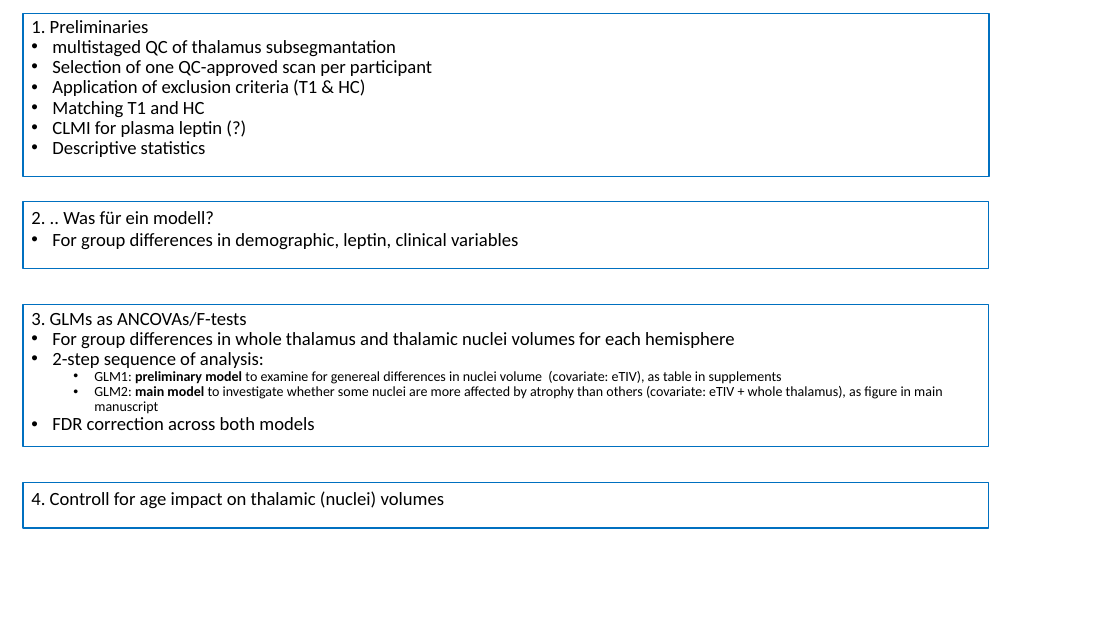
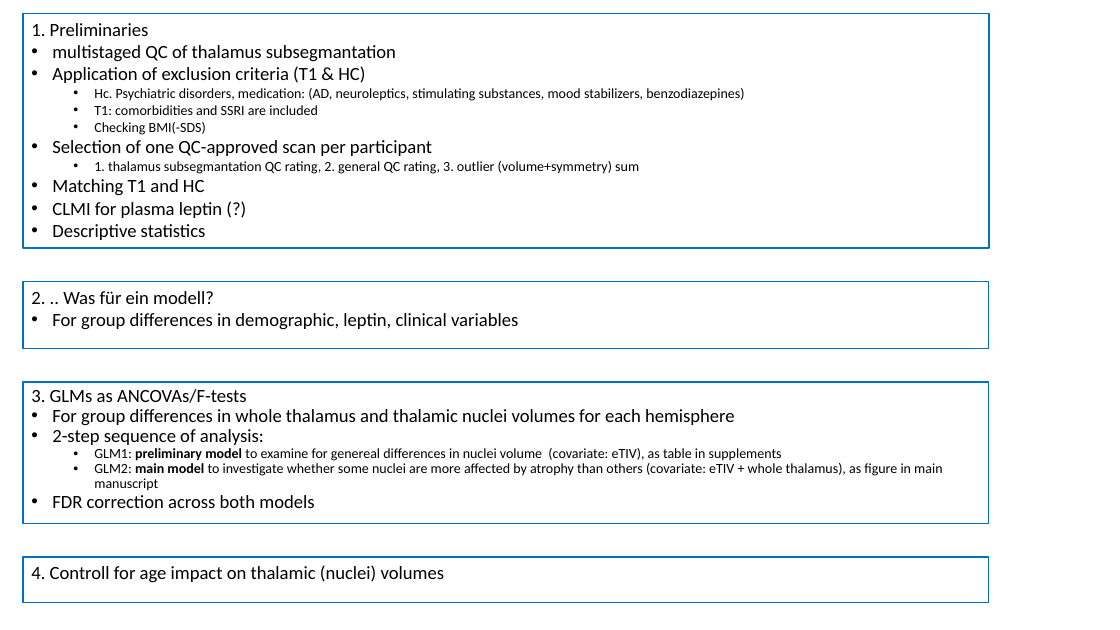
Before and after one commit to TheaDaria/thalamus_longicross, a slide deck: slide 2 of FG_thalamus_presi_2022-06-27.pptx. Drawn at 1120x630 pixels with LibreOffice and Linux fonts; fonts in the diff are those of the drawing. Boxes give left, top, right and bottom in pixels: in the first picture for what was removed or moved away, otherwise in the second. Text is boxed around its words. In the diff, an @@ line names an element or a change of style, - is before the commit and + after.

```diff
--- a/FG_thalamus_presi_2022-06-27.pptx
+++ b/FG_thalamus_presi_2022-06-27.pptx
@@ text "1. Preliminaries" resized from (x1=23, y1=13, x2=989, y2=176) to (x1=23, y1=13, x2=989, y2=249) @@
@@ text at (x1=31, y1=23, x2=432, y2=240): line spacing 0.9 to 1 @@
@@ text at (x1=52, y1=66, x2=744, y2=135): paragraphs added @@
+• Application of exclusion criteria (T1 & HC)
+  • Hc. Psychiatric disorders, medication: (AD, neuroleptics, stimulating substances, mood stabilizers, benzodiazepines)
+  • T1: comorbidities and SSRI are included
+  • Checking BMI(-SDS)
@@ text at (x1=94, y1=161, x2=639, y2=174): text changed; size 16 to 12 pt @@
-• Application of exclusion criteria (T1 & HC)
+  • 1. thalamus subsegmantation QC rating, 2. general QC rating, 3. outlier (volume+symmetry) sum
@@ rectangle "2. .. Was für ein ..." moved from (x1=23, y1=202, x2=989, y2=269) to (x1=23, y1=281, x2=989, y2=349) @@
@@ rectangle "3. GLMs as ANCOVAs/F-tests" moved from (x1=23, y1=305, x2=989, y2=447) to (x1=23, y1=382, x2=989, y2=524) @@
@@ rectangle "4. Controll for age impact ..." moved from (x1=23, y1=482, x2=989, y2=528) to (x1=23, y1=557, x2=989, y2=602) @@
```
Also in this commit, not shown: 3 other files.
